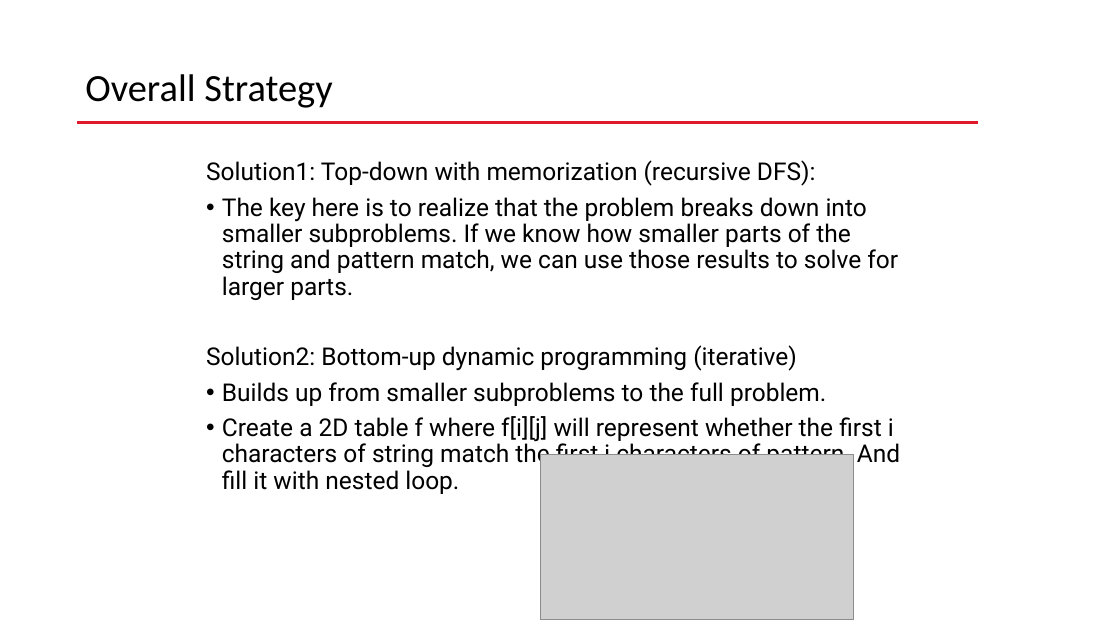
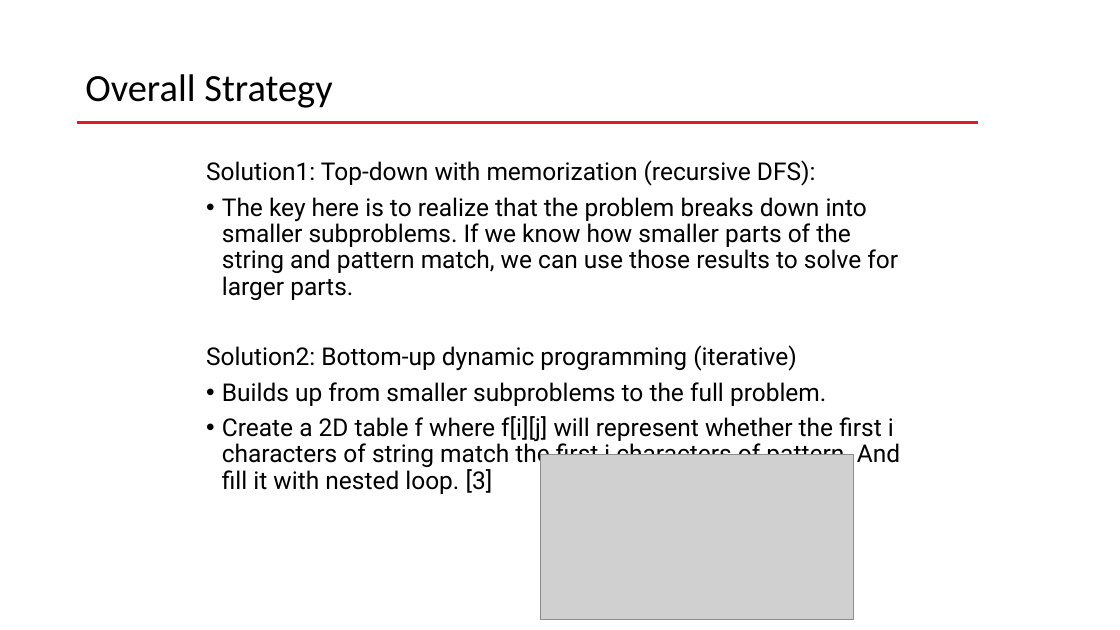
Before and after one commit to SizhiChen/5008-inClass-Presentation, a slide deck: slide 5 of presentation.pptx. Drawn at 1120x630 pixels with LibreOffice and Linux fonts; fonts in the diff are those of the drawing; grey boxes stand for pictures; background and template pictures are left out. Boxes give left, top, right and bottom in pixels: in the first picture for what was removed or moved away, otherwise in the second. Text is boxed around its words. In the diff, an @@ line names an element or a change of style, - is before the commit and + after.

```diff
--- a/presentation.pptx
+++ b/presentation.pptx
@@ text at (222, 416, 900, 494): text changed @@
-• Create a 2D table f where f[i][j] will represent whether the first i characters of string match the first j characters of pattern. And fill it with nested loop.
+• Create a 2D table f where f[i][j] will represent whether the first i characters of string match the first j characters of pattern. And fill it with nested loop. [3]
```
Also in this commit, not shown: 4 other slides changed.
